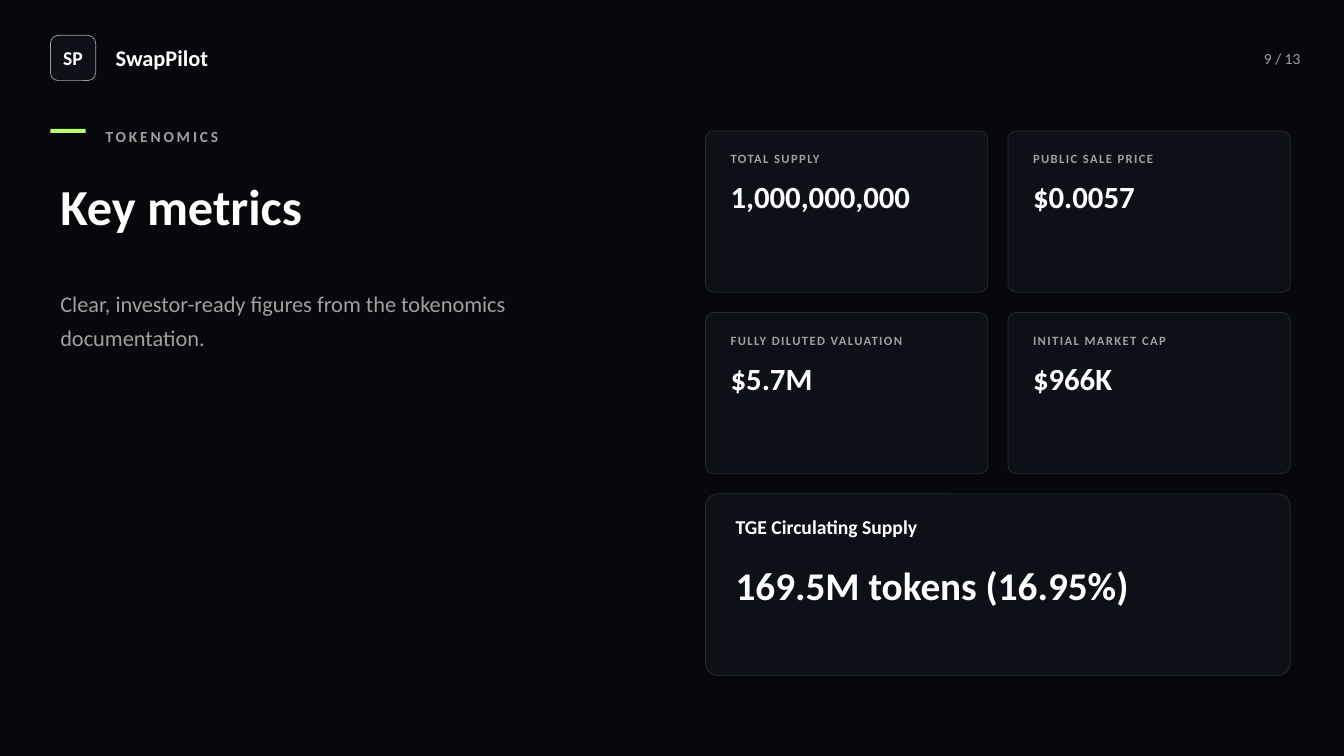
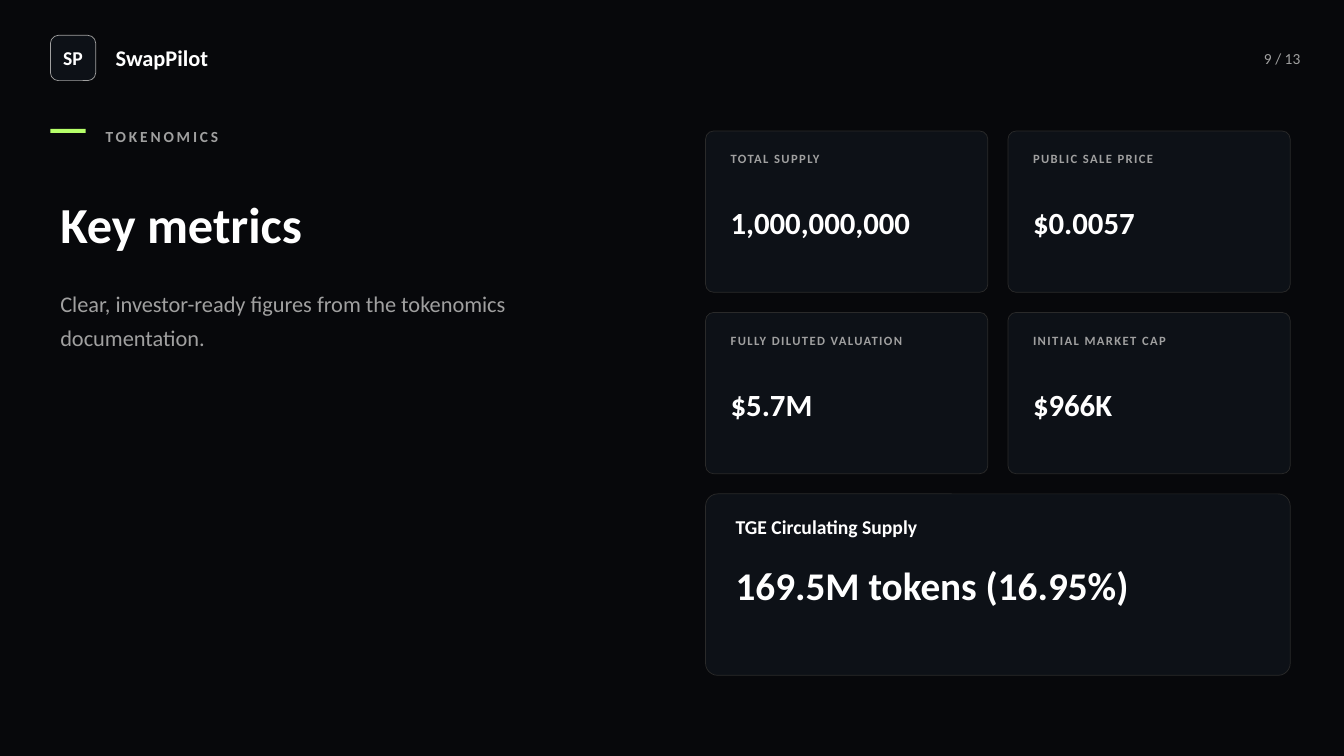
Before and after one commit to BacBacta/SwapPilot, a slide deck: slide 9 of pitch-deck/SwapPilot-Professional-PitchDeck.pptx. Drawn at 1344x756 pixels with LibreOffice and Linux fonts; fonts in the diff are those of the drawing. Boxes give left, top, right and bottom in pixels: in the first picture for what was removed or moved away, otherwise in the second. Text is boxed around its words. In the diff, an @@ line names an element or a change of style, - is before the commit and + after.

Commit message:
fix(pitch-deck): bookmarks + layout fixes + correct allocation chart

```diff
--- a/pitch-deck/SwapPilot-Professional-PitchDeck.pptx
+++ b/pitch-deck/SwapPilot-Professional-PitchDeck.pptx
@@ text "Key metrics": place and size @@
-text "Key metrics" at [60,189,302,233]
+text "Key metrics" at [60,207,302,251]
@@ text "1,000,000,000": place and size @@
-text "1,000,000,000" at [731,188,910,212]
+text "1,000,000,000" at [731,214,910,238]
@@ text "$0.0057": place and size @@
-text "$0.0057" at [1033,188,1135,212]
+text "$0.0057" at [1033,214,1135,238]
@@ text "$5.7M": place and size @@
-text "$5.7M" at [731,370,813,394]
+text "$5.7M" at [731,396,813,420]
@@ text "$966K": place and size @@
-text "$966K" at [1033,369,1112,394]
+text "$966K" at [1033,395,1112,420]
```
Also in this commit, not shown: 9 other slides changed, 2 other files.
